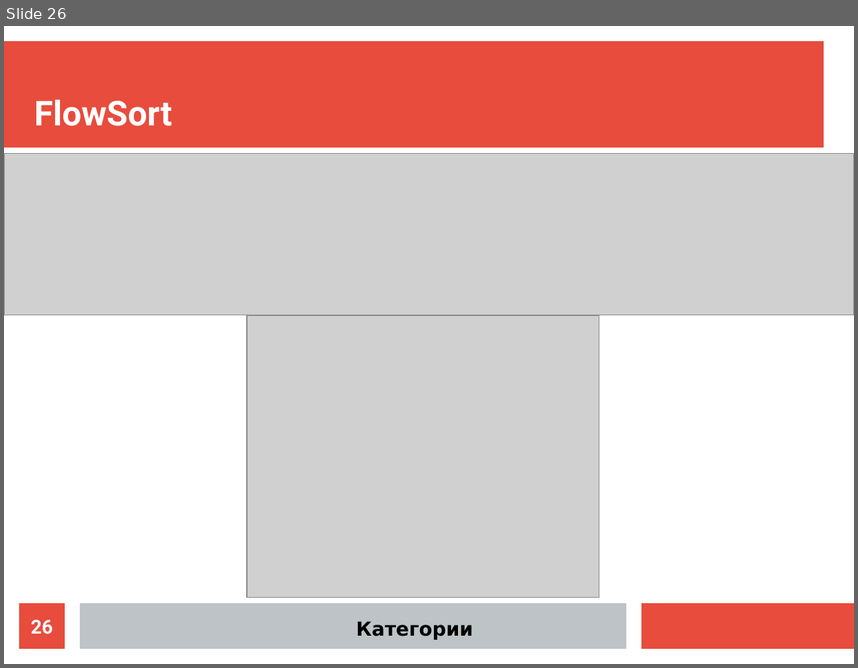
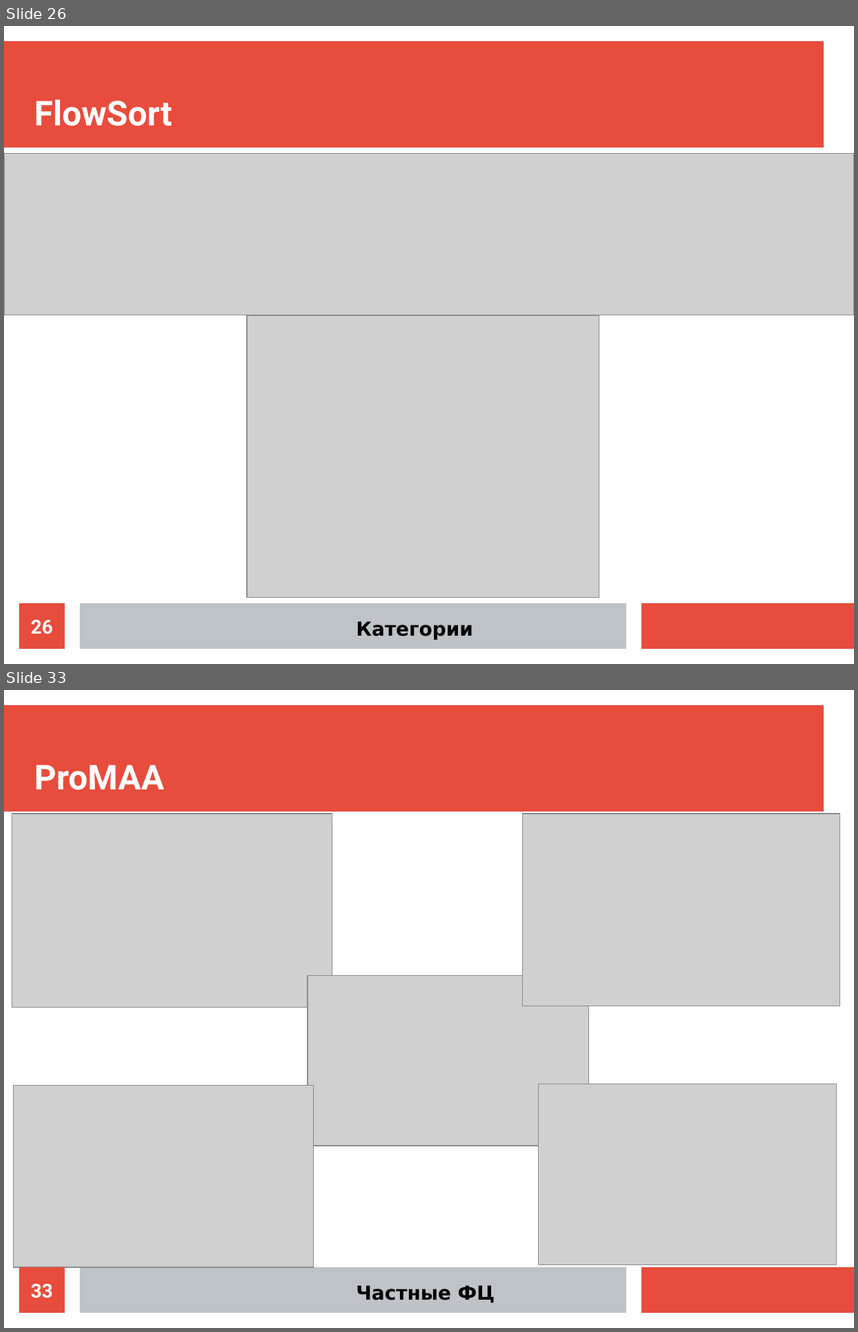
Before and after one commit to ikherty/DA, a slide deck: CW_Petrenko.odp. Shown one above the other, each under a label of ours: slide 26 before the commit, slides 26 and 33 after it; the slides between them are not shown. The pictures are 858x668 and 858x1332 pixels, drawn with LibreOffice and Linux fonts; fonts in the diff are those of the drawing; grey boxes stand for pictures. Boxes give left, top, right and bottom in pixels: in the first picture for what was removed or moved away, otherwise in the second. Text is boxed around its words. In the diff, an @@ line names an element or a change of style, - is before the commit and + after.

```diff
--- a/CW_Petrenko.odp
+++ b/CW_Petrenko.odp
@@ slide 33 added at [4,690,854,1328], background #FFFFFF; not listed: 3 template elements that a slide beside it also shows @@
@@ title added at [34,765,164,790], 32 pt, text #FFFFFF, bold @@
+ProMAA
@@ picture added at [12,814,332,1007] @@
@@ picture added at [523,814,841,1005] @@
@@ picture added at [308,976,588,1145] @@
@@ picture added at [13,1085,314,1267] @@
@@ picture added at [539,1084,837,1265] @@
@@ page number added at [19,1267,65,1312], fill #E74C3C, 18 pt, text #FFFFFF, bold @@
+33
@@ title added at [356,1285,495,1303], 18 pt, text #000000, bold @@
+Частные ФЦ
```
Also in this commit, not shown: 6 slides changed, 8 other slides added, 6 slides removed, 3 other files.
